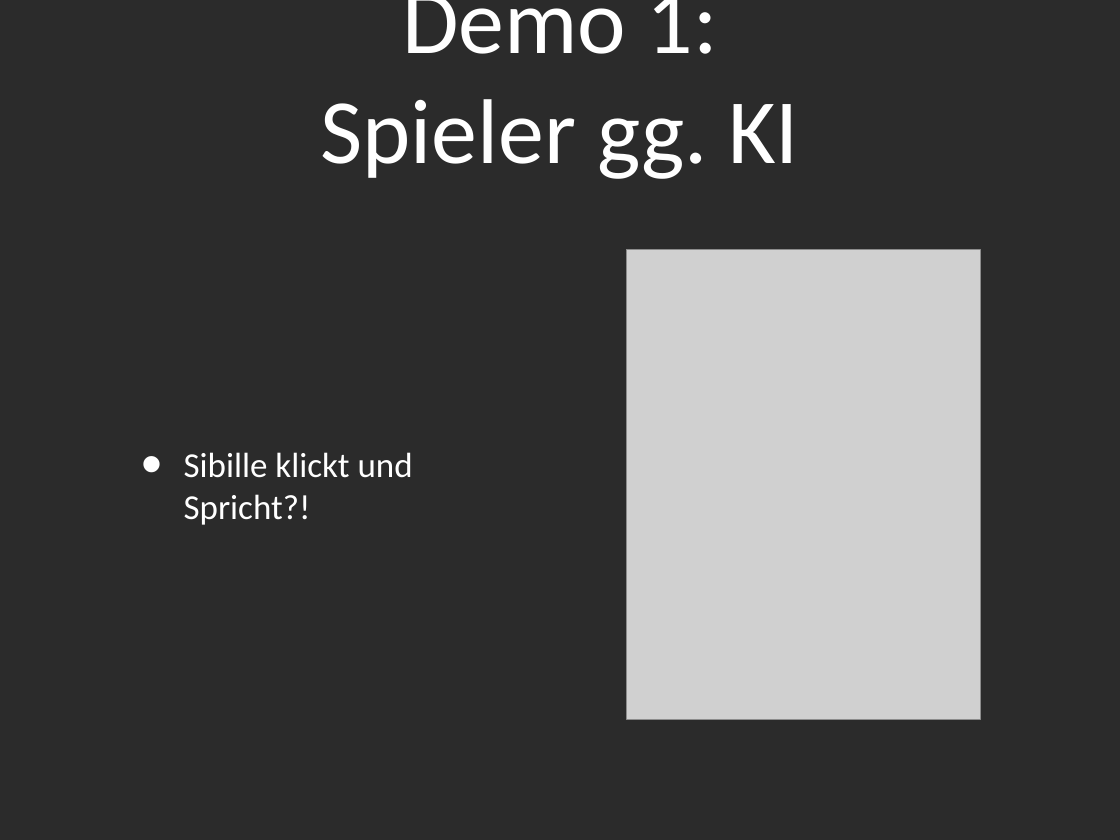
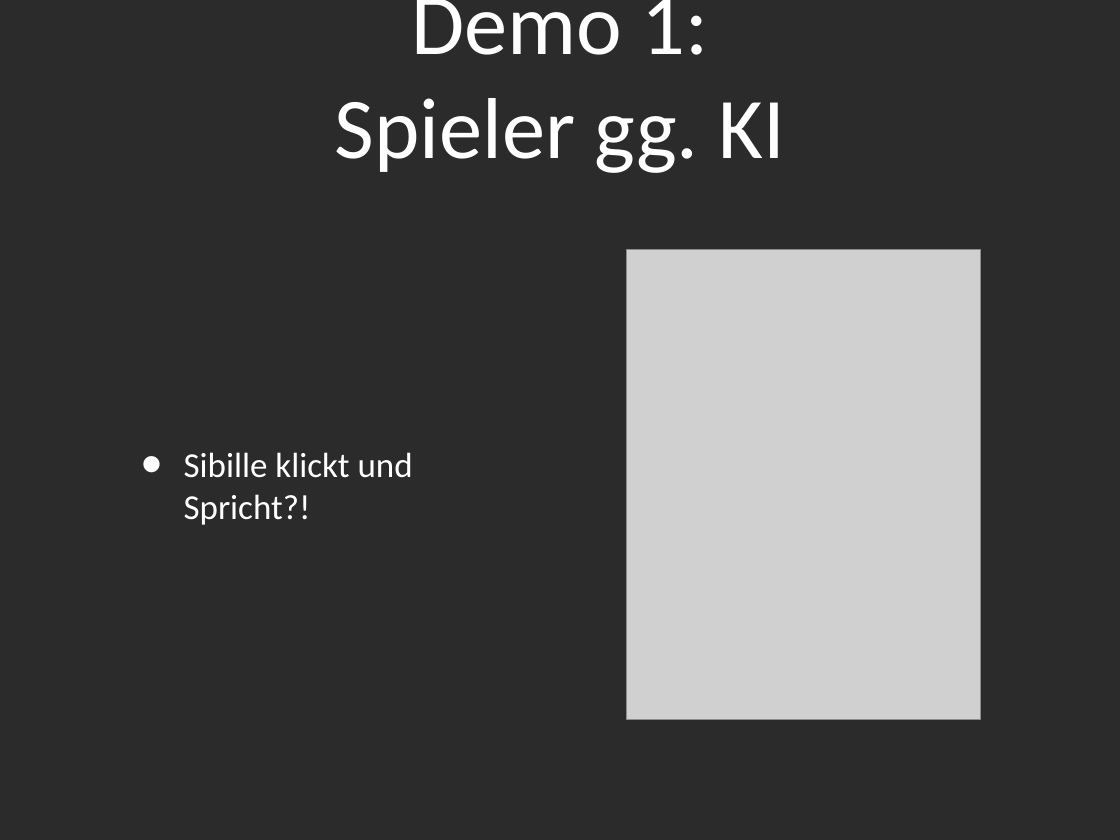
Before and after one commit to Tsopic/ai-battleship, a slide deck: slide 7 of Präsentation/Presentation_PPT.ppt. Drawn at 1120x840 pixels with LibreOffice and Linux fonts; fonts in the diff are those of the drawing; grey boxes stand for pictures; background and template pictures are left out; a plain dark background stands for a picture behind light text. Boxes give left, top, right and bottom in pixels: in the first picture for what was removed or moved away, otherwise in the second. Text is boxed around its words. In the diff, an @@ line names an element or a change of style, - is before the commit and + after.

```diff
--- a/Präsentation/Presentation_PPT.ppt
+++ b/Präsentation/Presentation_PPT.ppt
@@ title "Demo 1: Spieler gg. KI" at [335, 0, 785, 173]: size 84 to 79 pt @@
```
Also in this commit, not shown: 4 other slides changed, 2 other files.
